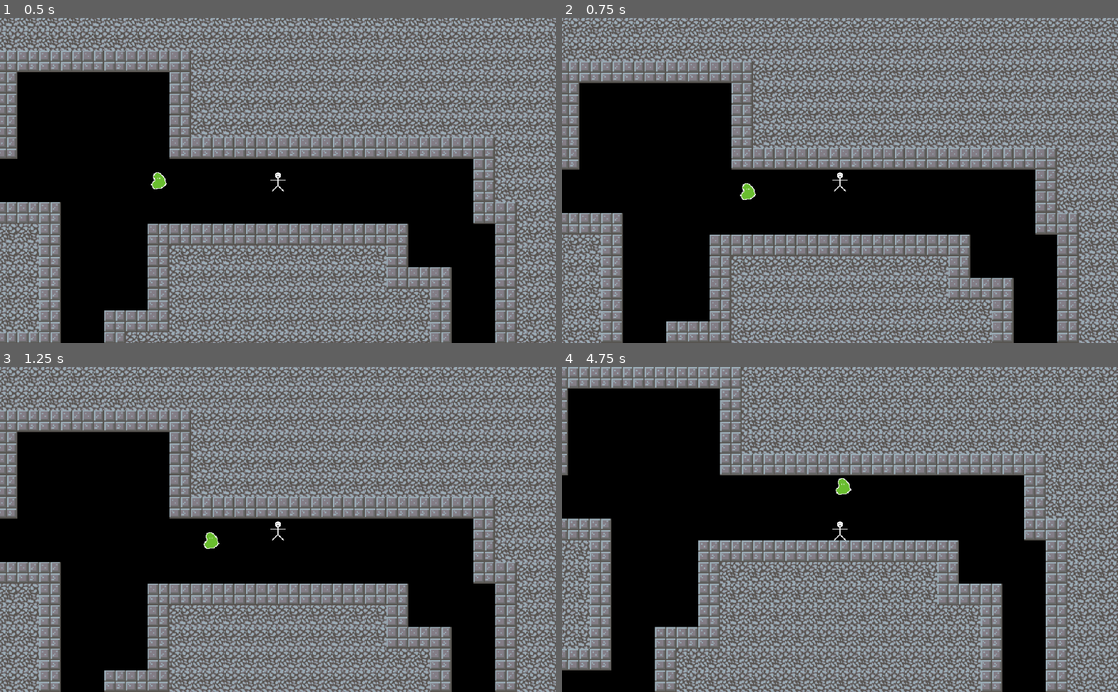
Above: before the commit, frames 1-4 (two rows, left to right).
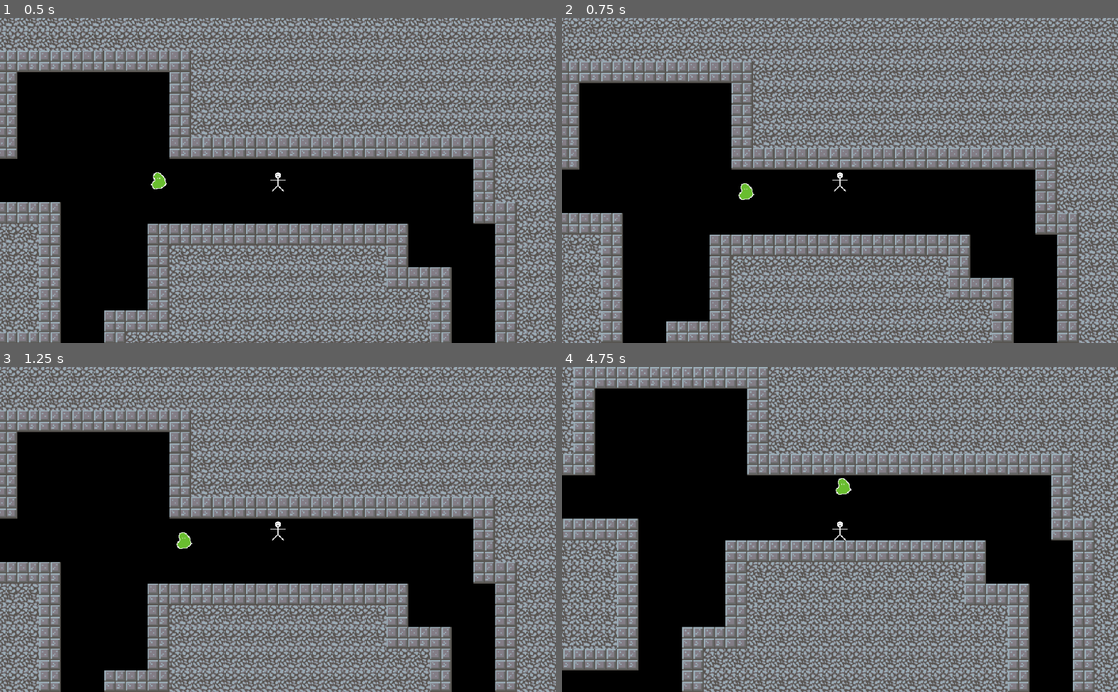
Above: after the commit, the same moments.

Repository: IA2020B/BernardoDeVargasShiguefuzi
Game: Godot game, scene res://Scenes/Room.tscn
Same seed, same stepped clock (60 frames per second), same inputs: the game is played once before the commit and once after it.
Inputs:
- Up to frame 1 (0.5 s): no input
- Up to frame 2 (0.75 s): hold Up (Up) from 0.53 s (still down)
- Up to frame 3 (1.25 s): keep holding Up (Up)
- Up to frame 4 (4.75 s): tap Enter at 1.25, 3.5 s; tap Space at 2 s; release Up (Up) at 2.03 s; hold Left (Left) 2.03-3.53 s; hold Down (Down) 3.53-4.28 s; hold Right (Right) from 4.28 s (still down)

Frame 1 is identical in both runs. In frame 2, less than 0.1% of the frame differs, in the area x 31-35%, y 50-56%; in frame 3, 0.2%; in frame 4, 48%, in the area x 0-100%, y 0-100%.

Commit message:
Update Enemy.gd

Diff:
--- a/Labyrith Master/Scripts/Enemy.gd
+++ b/Labyrith Master/Scripts/Enemy.gd
@@ -35,7 +35,7 @@
 
 		# Persiga o jogador
 		PERSUE:
-			pass
+			persue_player()
 
 		# Fuja do jogador
 		FLEE:
@@ -54,7 +54,7 @@
 
 		# Detecte o jogador
 		DETECTION:
-			pass
+			_on_DetectionRange_body_entered(target)
 
 # Função de movimento
 func move(delta):
@@ -69,12 +69,17 @@
 
 # Função de tempo (sinal)
 func _on_Timer_timeout():
-	# Pegue o timer na árvore e escolha
+	# Pegue o timer na árvore e escolha novo estado
 	$Timer.wait_time = choose([0.5, 1, 1.5])
 	state = choose([IDDLE, MOVE, NEW_DIRECTION])
 
 # Função de detecção de jogador (sinal)
 func _on_DetectionRange_body_entered(body):
+	# Se o nome do objeto que entrou
 	if body.name == "Player":
 		target = body
-		print ("Player found")
+		state = PERSUE
+
+# Função p/ perseguir o jogador
+func persue_player():
+	print ("Get Him!")
